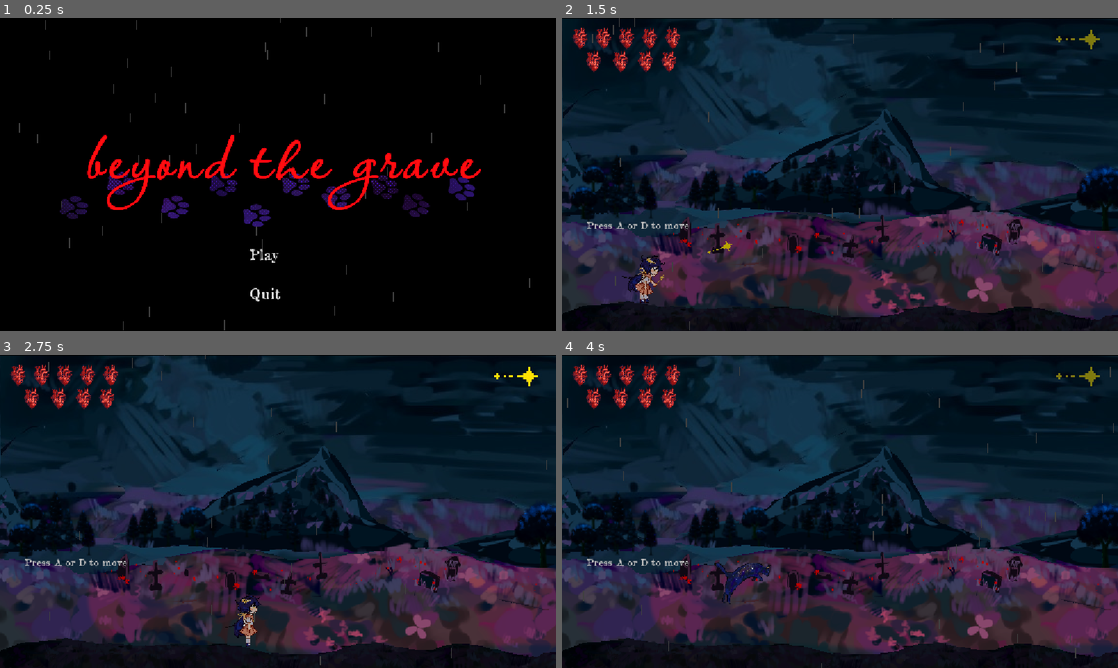
Above: before the commit, frames 1-4 (two rows, left to right).
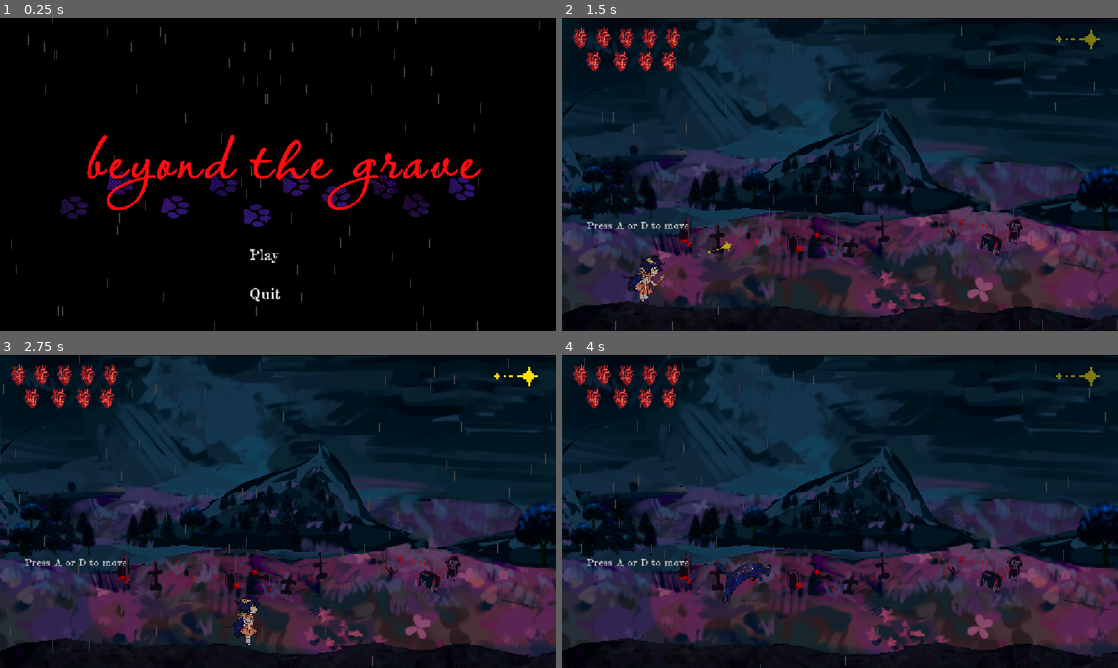
Above: after the commit, the same moments.

Repository: Floatingjacob/Beyond-the-Grave
Game: Godot game, scene res://scenes/Title Screen.tscn
The game is run twice, just before and just after one commit, with the same random seed, the same clock (stepped at 60 frames per second) and the same inputs. Sound files missing from this copy of the repository are replaced by a short silence.
Inputs (mouse positions are in pixels of both pictures, inside the frame that each line leads up to):
- Up to frame 1 (0.25 s): no input
- Up to frame 2 (1.5 s): click "Play" at 0.5 s; tap A at 1.25 s; move the mouse to (962, 158) at 1.27 s; hold Right (ui_right) from 1.28 s (still down); click (962, 158) at 1.35 s
- Up to frame 3 (2.75 s): keep holding Right (ui_right); tap Up (ui_up) at 1.52, 2.27 s; tap A at 2 s; move the mouse to (166, 527) at 2.02 s; tap Shift (dodge) at 2.1 s
- Up to frame 4 (4 s): tap A at 2.75, 3.5 s; move the mouse to (895, 442) at 2.77 s; release Right (ui_right) at 2.78 s; hold Left (ui_left) 2.78-3.53 s; tap C (toggle_cat) at 2.85 s; move the mouse to (812, 574) at 3.52 s; hold Right (ui_right) from 3.53 s (still down); click (812, 574) at 3.6 s; tap Up (ui_up) at 3.77 s

The runs differ from the first frame. In frame 1, 0.6% of the frame differs, in the area x 2-98%, y 0-100%; in frame 2, 0.4%; in frame 3, 0.4%; in frame 4, 0.4%.

Commit message:
initial commit

Diff:
--- a/scenes/Level 1.tscn
+++ b/scenes/Level 1.tscn
@@ -65,7 +65,7 @@
 [node name="RainParticles" type="CPUParticles2D" parent="." unique_id=770641818]
 z_index = 10
 position = Vector2(4994, -244)
-amount = 500
+amount = 2000
 texture = ExtResource("6_oecem")
 lifetime = 2.0
 preprocess = 3.0
--- a/scenes/Title Screen.tscn
+++ b/scenes/Title Screen.tscn
@@ -56,7 +56,7 @@
 [node name="RainParticles" type="CPUParticles2D" parent="." unique_id=1765248959]
 z_index = -2
 position = Vector2(572, -172)
-amount = 100
+amount = 300
 texture = ExtResource("7_5o0dd")
 lifetime = 2.0
 preprocess = 3.0
Binary file changed: assets/textures/particles/basic.png
